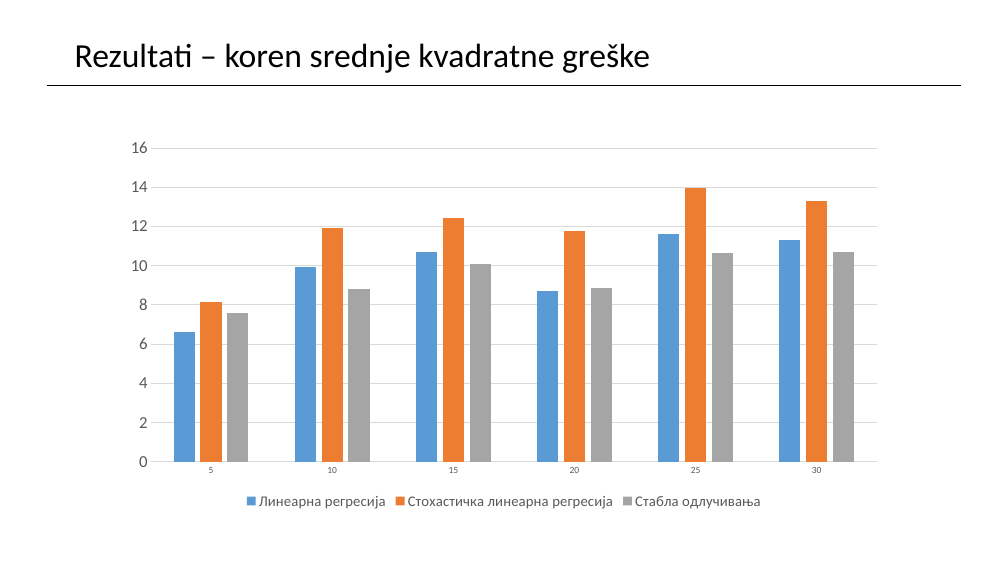
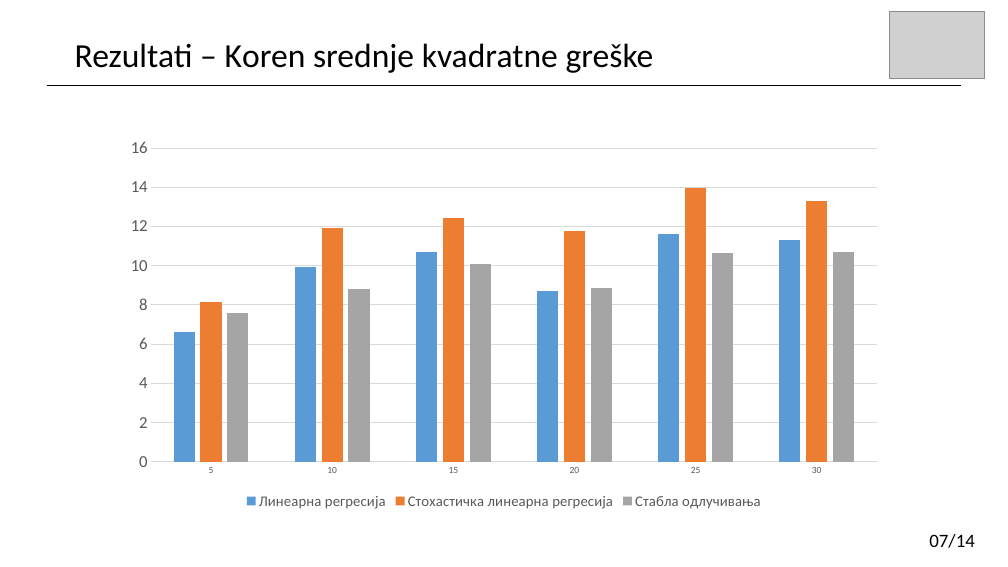
Before and after one commit to stuparm/data-imputation, a slide deck: slide 16 of prezentacija.pptx (slide 15 before the commit). Drawn at 1008x567 pixels with LibreOffice and Linux fonts; fonts in the diff are those of the drawing; grey boxes stand for pictures. Boxes give left, top, right and bottom in pixels: in the first picture for what was removed or moved away, otherwise in the second. Text is boxed around its words. In the diff, an @@ line names an element or a change of style, - is before the commit and + after.

```diff
--- a/prezentacija.pptx
+++ b/prezentacija.pptx
@@ picture added at (890, 11, 985, 78) @@
@@ text at (75, 43, 654, 73): text changed @@
-Rezultati – koren srednje kvadratne greške
+Rezultati – Koren srednje kvadratne greške
@@ text added at (929, 534, 975, 548), 18 pt, text #000000 @@
+07/14
```
Also in this commit, not shown: 15 other slides changed, 15 slides added, 2 slides removed, 10 other files.
